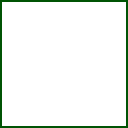
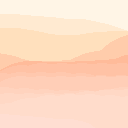
Two versions of the same layered image (128px x 128px). Layer-by-layer changes:
added layer "Layer 2" above "Layer 1" over [0, 0, 128, 128]
hid "Layer 1" over [0, 0, 128, 128]
